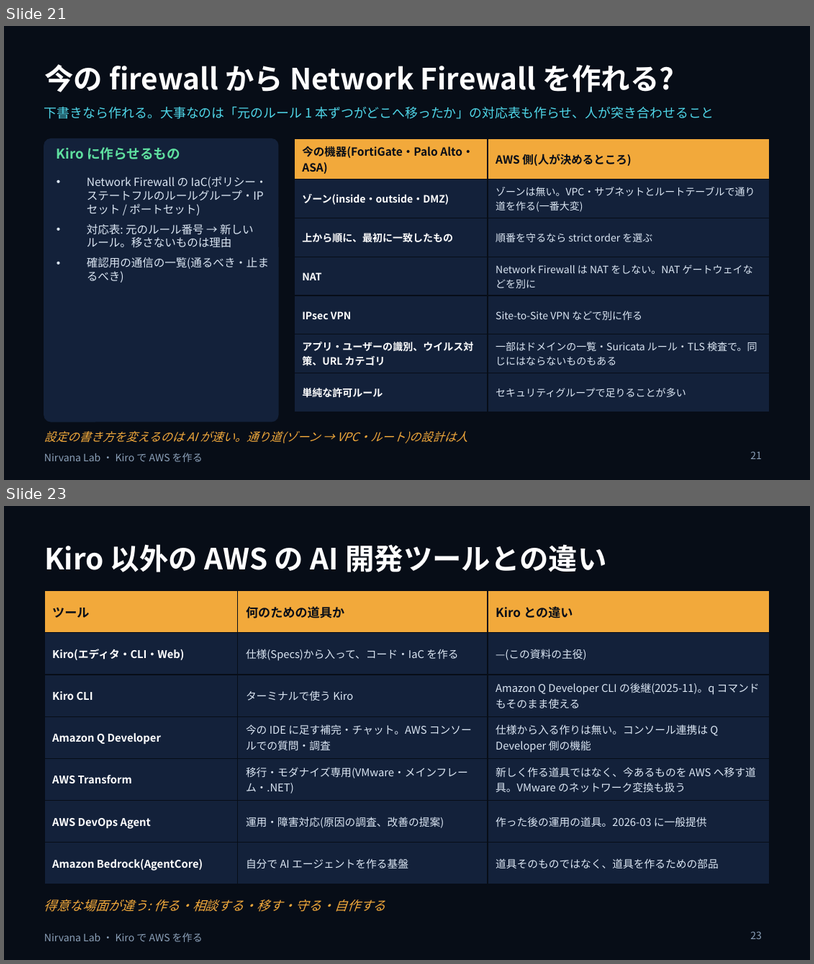
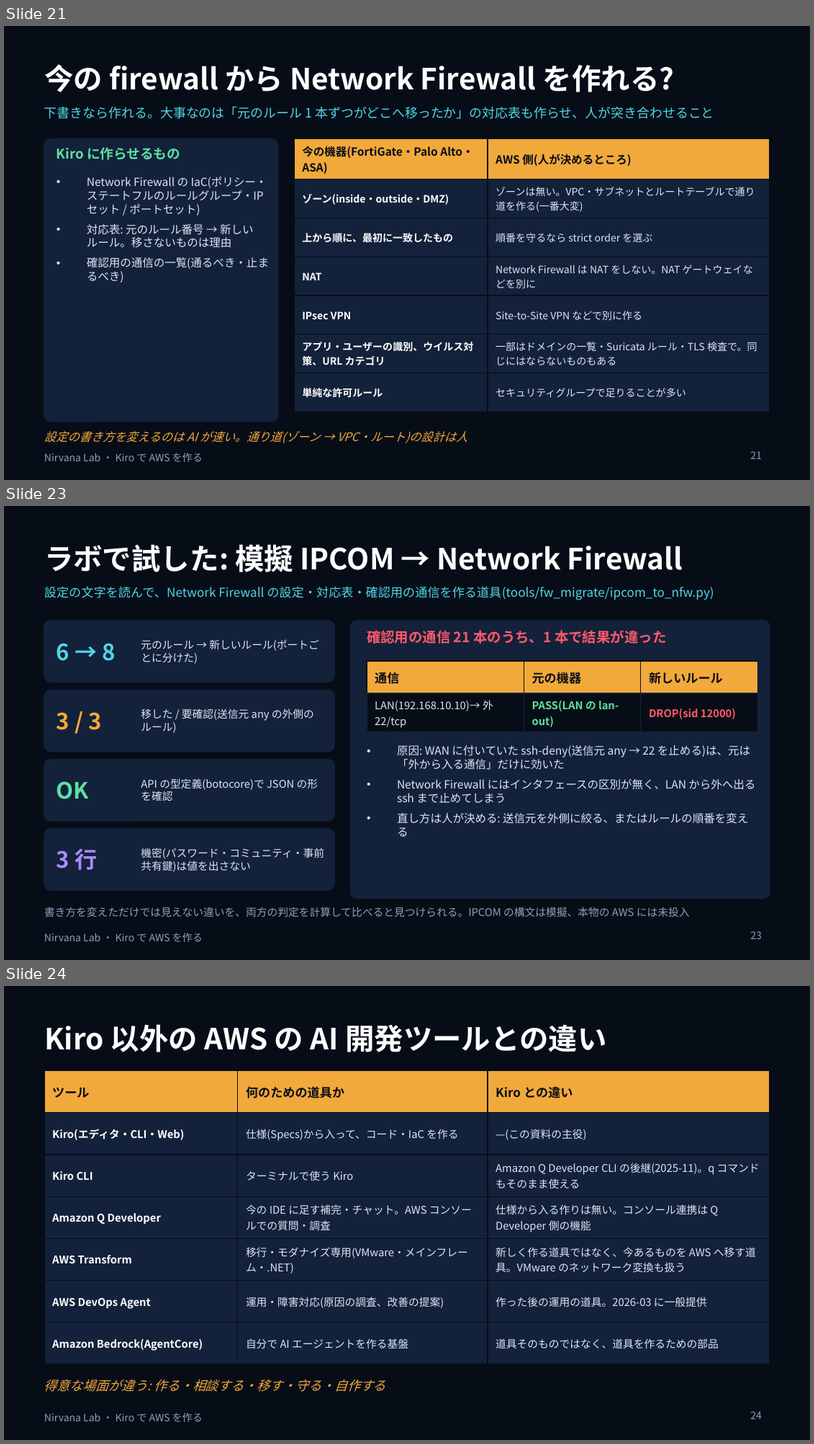
Before and after one commit to w-index-m/nirvana-lab, a slide deck: docs/ai-driven-dev-kiro.pptx. Shown one above the other, each under a label of ours: slides 21 and 23 before the commit, slides 21, 23 and 24 after it; the slides between them are not shown. The pictures are 814x964 and 814x1444 pixels, drawn with LibreOffice and Linux fonts; fonts in the diff are those of the drawing. Boxes give left, top, right and bottom in pixels: in the first picture for what was removed or moved away, otherwise in the second. Text is boxed around its words. In the diff, an @@ line names an element or a change of style, - is before the commit and + after.

```diff
--- a/docs/ai-driven-dev-kiro.pptx
+++ b/docs/ai-driven-dev-kiro.pptx
@@ slide 23 added at [4, 506, 810, 960], background #070D17; not listed: 1 template element that a slide beside it also shows @@
@@ title added at [44, 544, 683, 572], 26 pt, text #FFFFFF, bold @@
+ラボで試した: 模擬 IPCOM → Network Firewall
@@ text added at [44, 586, 715, 600], 11 pt, text #4FD6E8 @@
+設定の文字を読んで、Network Firewall の設定・対応表・確認用の通信を作る道具(tools/fw_migrate/ipcom_to_nfw.py)
@@ rounded rectangle added at [44, 620, 334, 682], fill #13213A, outline #13213A 1 pt @@
@@ rounded rectangle added at [351, 620, 770, 898], fill #13213A, outline #13213A 1 pt @@
@@ text added at [367, 630, 666, 644], 12.5 pt, text #FF5A6A, bold @@
+確認用の通信 21 本のうち、1 本で結果が違った
@@ text added at [57, 643, 115, 661], 20 pt, text #4FD6E8, bold @@
+6 → 8
@@ text added at [141, 639, 319, 664], 9.5 pt, text #DBE6F3 @@
+元のルール → 新しいルール(ポートごとに分けた)
@@ table added at [367, 661, 758, 741], 2 rows, 3 columns @@
+通信 | 元の機器 | 新しいルール
+LAN(192.168.10.10)→ 外 22/tcp | PASS(LAN の lan-out) | DROP(sid 12000)
@@ rounded rectangle added at [44, 690, 334, 751], fill #13213A, outline #13213A 1 pt @@
@@ text added at [57, 712, 101, 730], 20 pt, text #F2A93B, bold @@
+3 / 3
@@ text added at [141, 708, 314, 733], 9.5 pt, text #DBE6F3 @@
+移した / 要確認(送信元 any の外側のルール)
@@ rounded rectangle added at [44, 759, 334, 821], fill #13213A, outline #13213A 1 pt @@
@@ text added at [397, 745, 756, 836], 10 pt, text #DBE6F3 @@
+• 原因: WAN に付いていた ssh-deny(送信元 any → 22 を止める)は、元は「外から入る通信」だけに効いた
+• Network Firewall にはインタフェースの区別が無く、LAN から外へ出る ssh まで止めてしまう
+• 直し方は人が決める: 送信元を外側に絞る、またはルールの順番を変える
@@ text added at [57, 781, 89, 799], 20 pt, text #5FE0A0, bold @@
+OK
@@ text added at [141, 778, 318, 800], 9.5 pt, text #DBE6F3 @@
+API の型定義(botocore)で JSON の形を確認
@@ rounded rectangle added at [44, 829, 334, 890], fill #13213A, outline #13213A 1 pt @@
@@ text added at [57, 849, 97, 870], 20 pt, text #A98BFF, bold @@
+3 行
@@ text added at [141, 847, 324, 872], 9.5 pt, text #DBE6F3 @@
+機密(パスワード・コミュニティ・事前共有鍵)は値を出さない
@@ text added at [44, 906, 690, 916], 9.5 pt, text #8BA0B8 @@
+書き方を変えただけでは見えない違いを、両方の判定を計算して比べると見つけられる。IPCOM の構文は模擬、本物の AWS には未投入
@@ page number added at [751, 931, 762, 939], 9 pt, text #8BA0B8 @@
+23
@@ what was slide 23 is now slide 24 @@
@@ page number at [751, 1411, 762, 1419]: text changed @@
-23
+24
```
Also in this commit, not shown: 1 slide changed, 3 other files.
